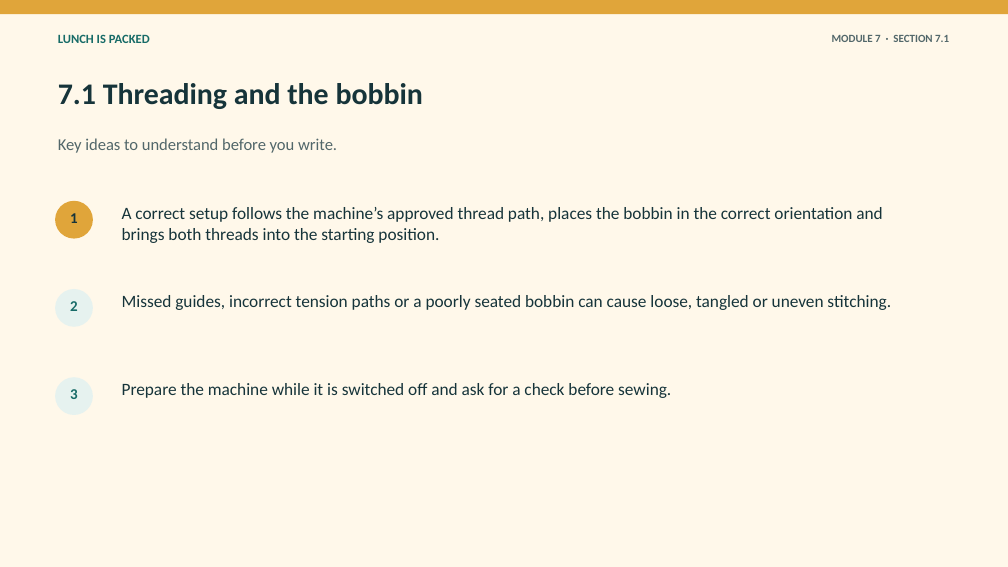
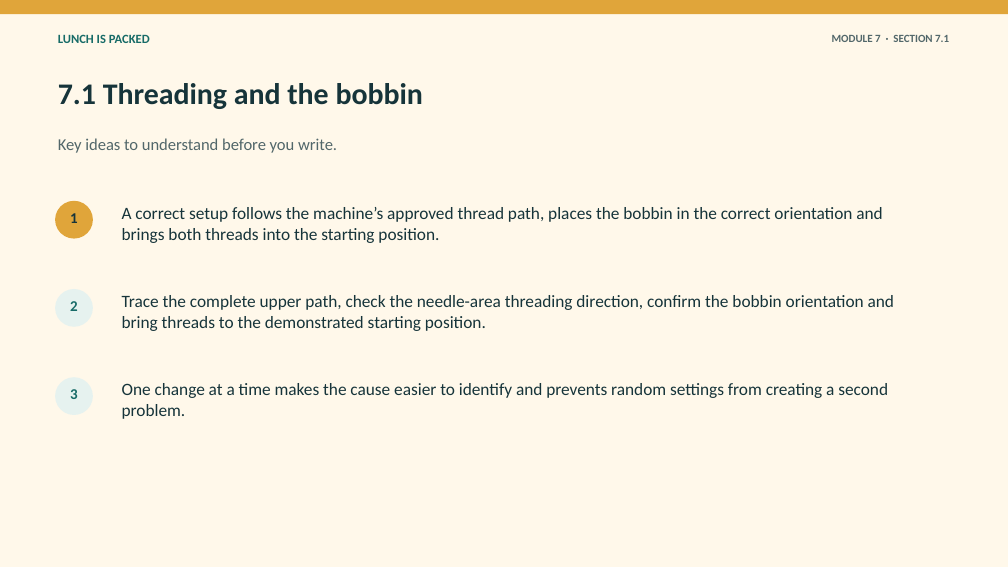
Before and after one commit to stevencowell/Year-7-8-Lunch-Is-Packed, a slide deck: slide 3 of resources/presentations/Lunch-Is-Packed-Module-07-set-up-and-practise.pptx. Drawn at 1008x567 pixels with LibreOffice and Linux fonts; fonts in the diff are those of the drawing. Boxes give left, top, right and bottom in pixels: in the first picture for what was removed or moved away, otherwise in the second. Text is boxed around its words. In the diff, an @@ line names an element or a change of style, - is before the commit and + after.

```diff
--- a/resources/presentations/Lunch-Is-Packed-Module-07-set-up-and-practise.pptx
+++ b/resources/presentations/Lunch-Is-Packed-Module-07-set-up-and-practise.pptx
@@ text at [122, 295, 894, 331]: text changed @@
-Missed guides, incorrect tension paths or a poorly seated bobbin can cause loose, tangled or uneven stitching.
+Trace the complete upper path, check the needle-area threading direction, confirm the bobbin orientation and bring threads to the demonstrated starting position.
@@ text at [122, 383, 888, 419]: text changed @@
-Prepare the machine while it is switched off and ask for a check before sewing.
+One change at a time makes the cause easier to identify and prevents random settings from creating a second problem.
```
Also in this commit, not shown: 3 other slides changed, 48 other files.
